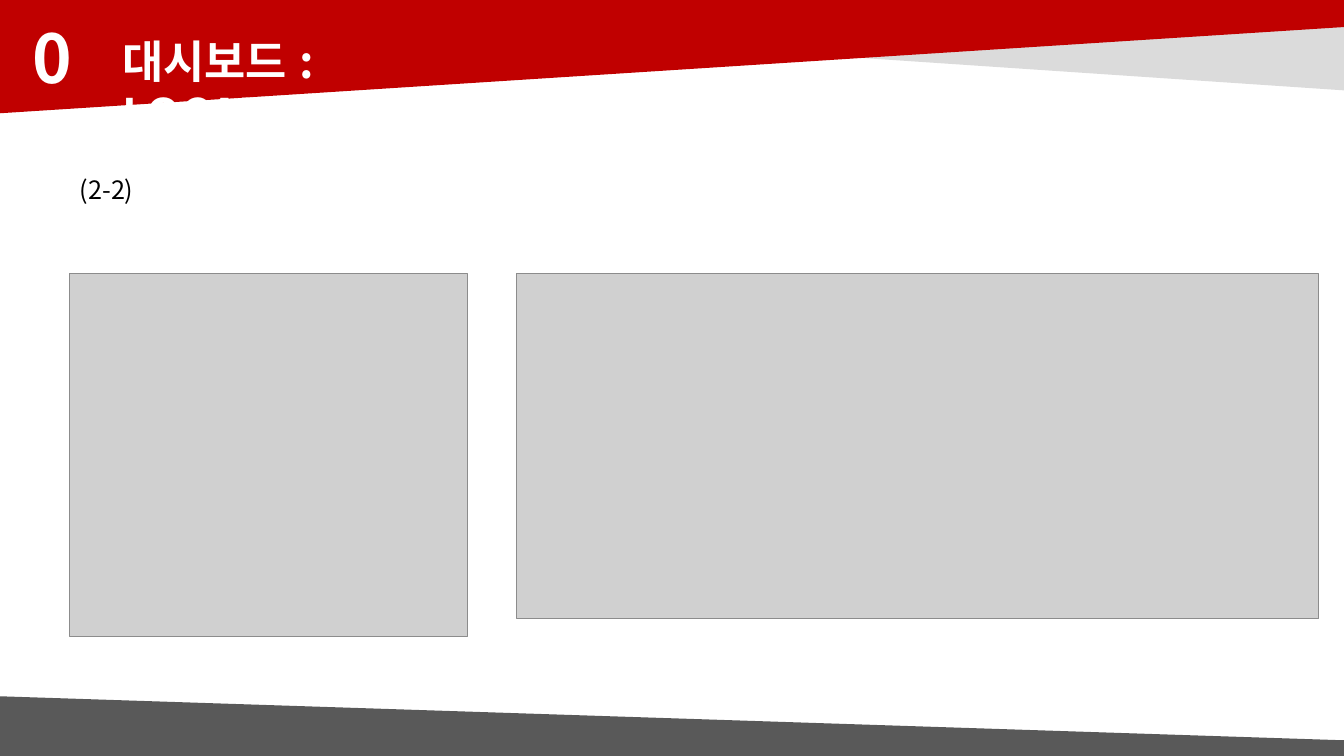
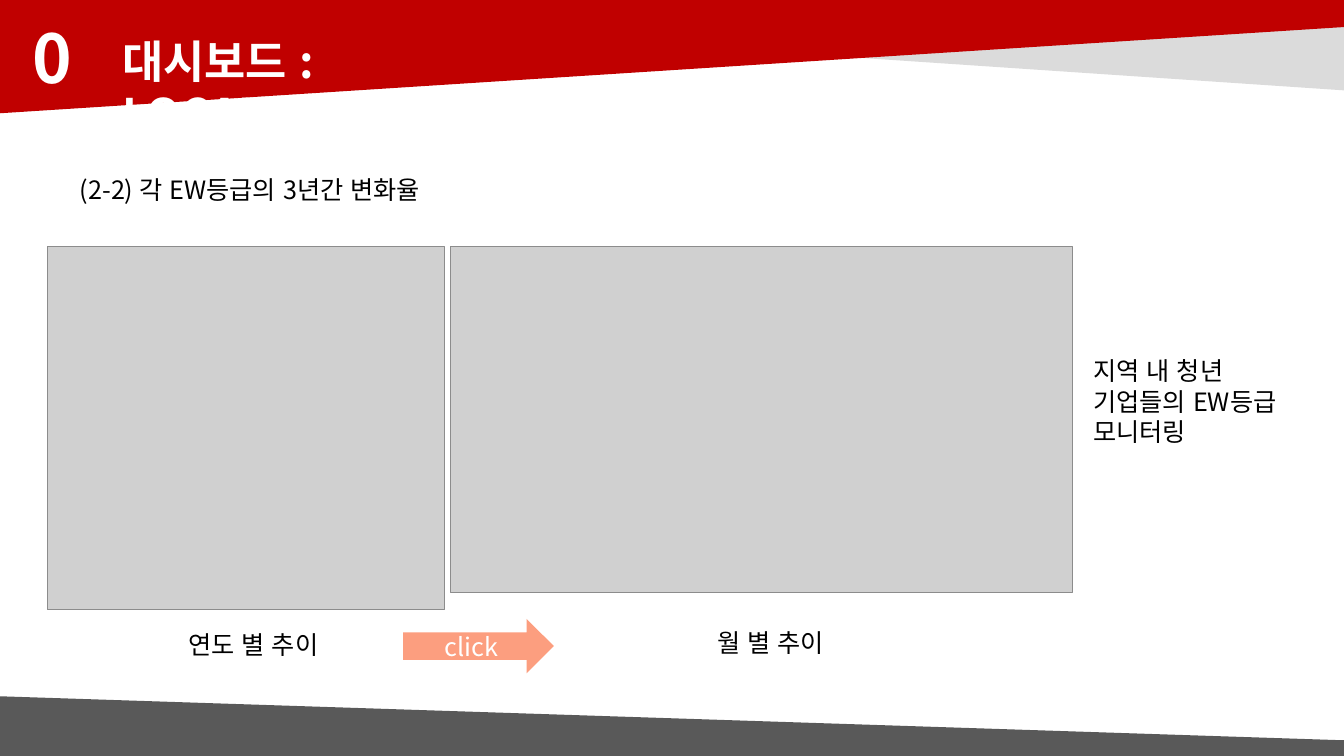
Before and after one commit to hj-10/-, a slide deck: slide 20 of 빅데이터분석_디엠_발표자료.pptx. Drawn at 1344x756 pixels with LibreOffice and Linux fonts; fonts in the diff are those of the drawing; grey boxes stand for pictures. Boxes give left, top, right and bottom in pixels: in the first picture for what was removed or moved away, otherwise in the second. Text is boxed around its words. In the diff, an @@ line names an element or a change of style, - is before the commit and + after.

```diff
--- a/빅데이터분석_디엠_발표자료.pptx
+++ b/빅데이터분석_디엠_발표자료.pptx
@@ text at [80, 178, 420, 204]: text changed @@
-(2-2)
+(2-2) 각 EW등급의 3년간 변화율
@@ picture: place and size @@
-picture at [70, 274, 467, 637]
+picture at [47, 247, 445, 610]
@@ picture: place and size @@
-picture at [517, 274, 1319, 619]
+picture at [451, 247, 1073, 592]
@@ text added at [1093, 359, 1276, 443], 18 pt, text #000000 @@
+지역 내 청년 기업들의 EW등급 모니터링
@@ right arrow added at [403, 619, 554, 674], fill #FC9E7F, 18 pt, text #FFFFFF @@
+click
@@ text added at [188, 633, 318, 656], 18 pt, text #000000 @@
+연도 별 추이
@@ text added at [717, 631, 824, 654], 18 pt, text #000000 @@
+월 별 추이
```
Also in this commit, not shown: 13 other slides changed, 4 slides added, 1 slide removed.
